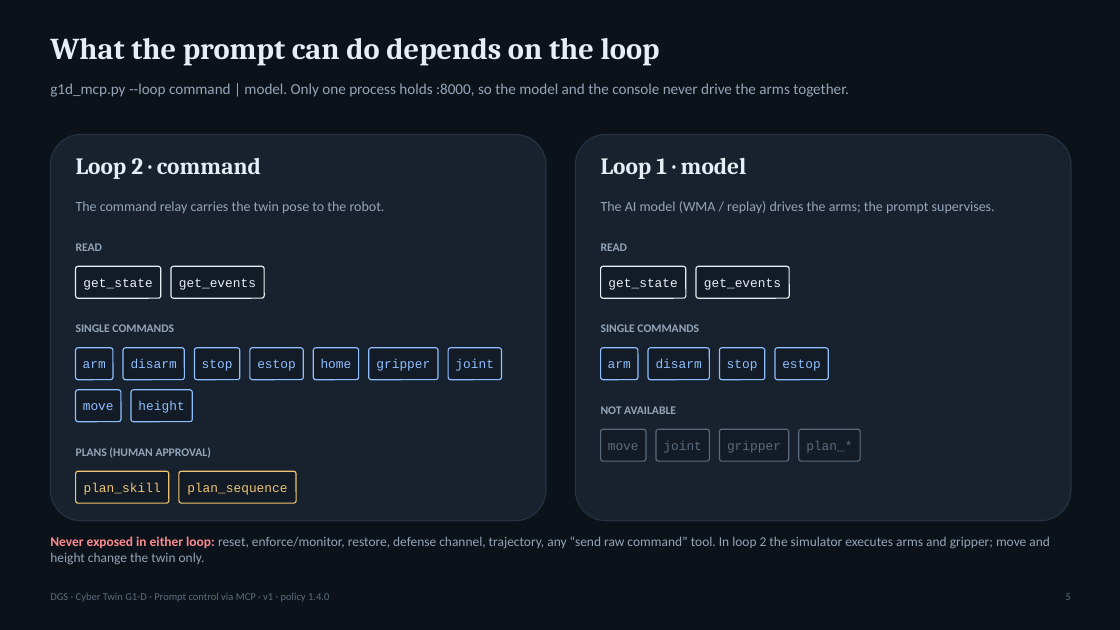
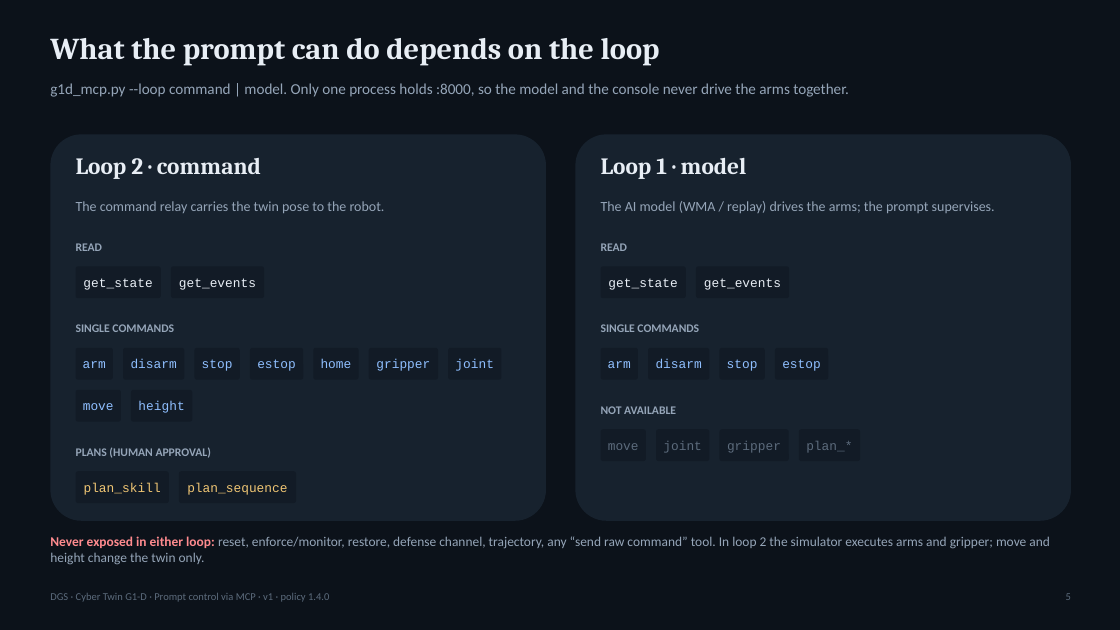
Before and after one commit to jmargni/CyberTwin-G1D, a slide deck: slide 5 of docs/DGS-G1D-prompt-loop-v1.pptx. Drawn at 1120x630 pixels with LibreOffice and Linux fonts; fonts in the diff are those of the drawing. Boxes give left, top, right and bottom in pixels: in the first picture for what was removed or moved away, otherwise in the second. Text is boxed around its words. In the diff, an @@ line names an element or a change of style, - is before the commit and + after.

```diff
--- a/docs/DGS-G1D-prompt-loop-v1.pptx
+++ b/docs/DGS-G1D-prompt-loop-v1.pptx
@@ rounded rectangle at (50,134,546,521): outline #263241 1 pt to none @@
@@ rounded rectangle at (576,134,1071,521): outline #263241 1 pt to none @@
@@ outline #E8EEF5 1 pt to none in 4 elements at (171,266,264,298), (601,266,686,298), (697,266,790,298), (76,266,160,298) @@
@@ outline #8FBFFF 1 pt to none in 13 elements at (76,348,113,380), (123,348,184,380), (194,348,239,380), (250,348,304,380), (313,348,359,380), (369,348,438,380), (448,348,502,380), (76,390,121,422), (131,390,192,422), (601,348,639,380), (648,348,709,380), (719,348,765,380), (775,348,828,380) @@
@@ outline #5C6B7C 1 pt to none in 4 elements at (601,429,646,461), (656,429,710,461), (719,429,788,461), (799,429,860,461) @@
@@ rounded rectangle at (76,471,169,503): outline #F0C674 1 pt to none @@
@@ rounded rectangle at (179,471,297,503): outline #F0C674 1 pt to none @@
```
Also in this commit, not shown: 6 other slides changed, 2 other files.
